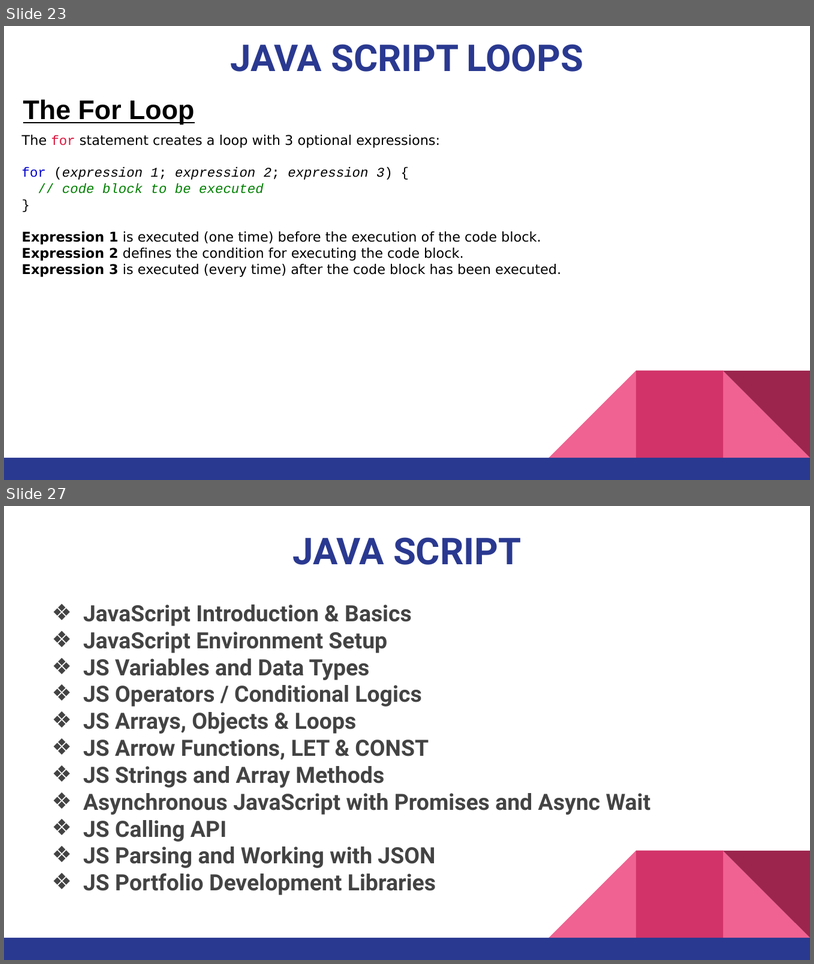
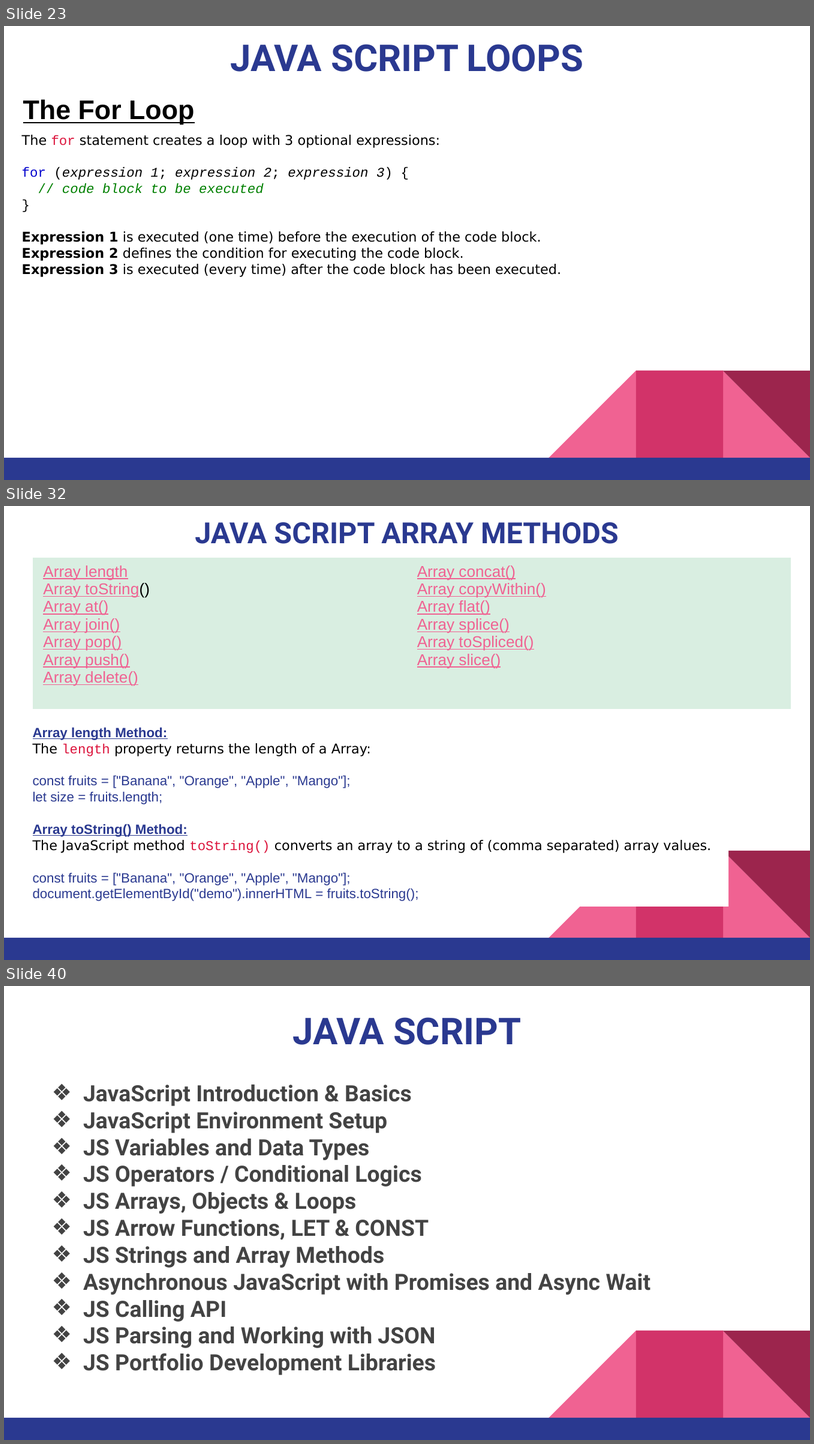
Before and after one commit to pnytrainingrepo/Webdevelopment, a slide deck: JavaScript.pptx. Shown one above the other, each under a label of ours: slides 23 and 27 before the commit, slides 23, 32 and 40 after it; the slides between them are not shown. The pictures are 814x964 and 814x1444 pixels, drawn with LibreOffice and Linux fonts; fonts in the diff are those of the drawing. Boxes give left, top, right and bottom in pixels: in the first picture for what was removed or moved away, otherwise in the second. Text is boxed around its words. In the diff, an @@ line names an element or a change of style, - is before the commit and + after.

```diff
--- a/JavaScript.pptx
+++ b/JavaScript.pptx
@@ slide 32 added at [4, 506, 810, 960], background #FFFFFF; not listed: 5 template elements that a slide beside it also shows @@
@@ title added at [195, 522, 618, 544], 26 pt, text #2A3990, bold @@
+JAVA SCRIPT ARRAY METHODS
@@ table added at [32, 558, 790, 719], 1 rows, 2 columns @@
+Array length Array toString() Array at() Array join() Array pop() Array push() Array delete() | Array concat() Array copyWithin() Array flat() Array splice() Array toSpliced() Array slice()
@@ text added at [33, 727, 711, 901], 12 pt, text #2A3990 @@
+Array length Method:
+The length property returns the length of a Array:
+const fruits = ["Banana", "Orange", "Apple", "Mango"];
+let size = fruits.length;
+Array toString() Method:
+The JavaScript method toString() converts an array to a string of (comma separated) array values.
+const fruits = ["Banana", "Orange", "Apple", "Mango"];
+document.getElementById("demo").innerHTML = fruits.toString();
@@ what was slide 27 is now slide 40 @@
```
Also in this commit, not shown: 2 slides changed, 14 other slides added, 2 slides removed, 8 other files.
